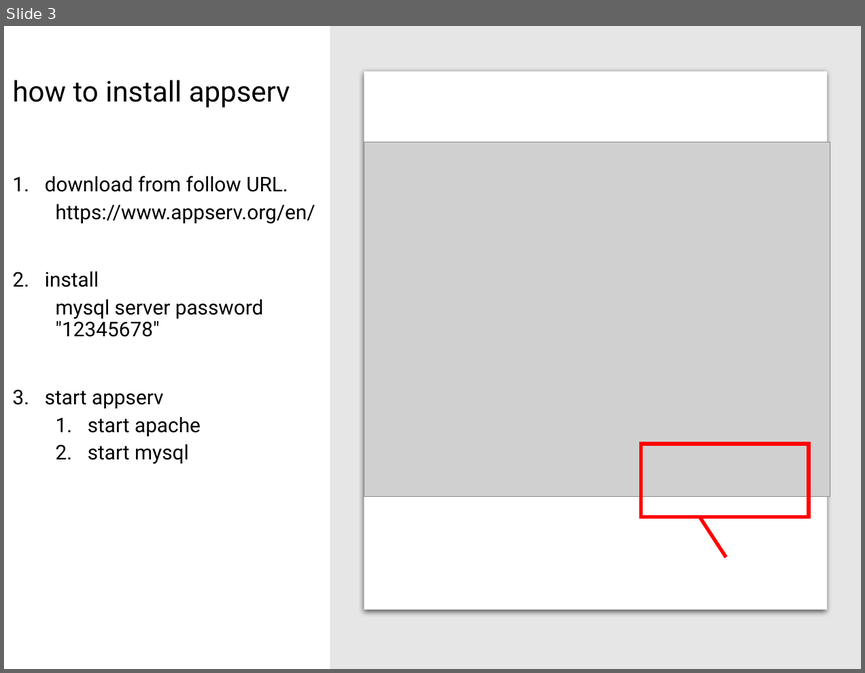
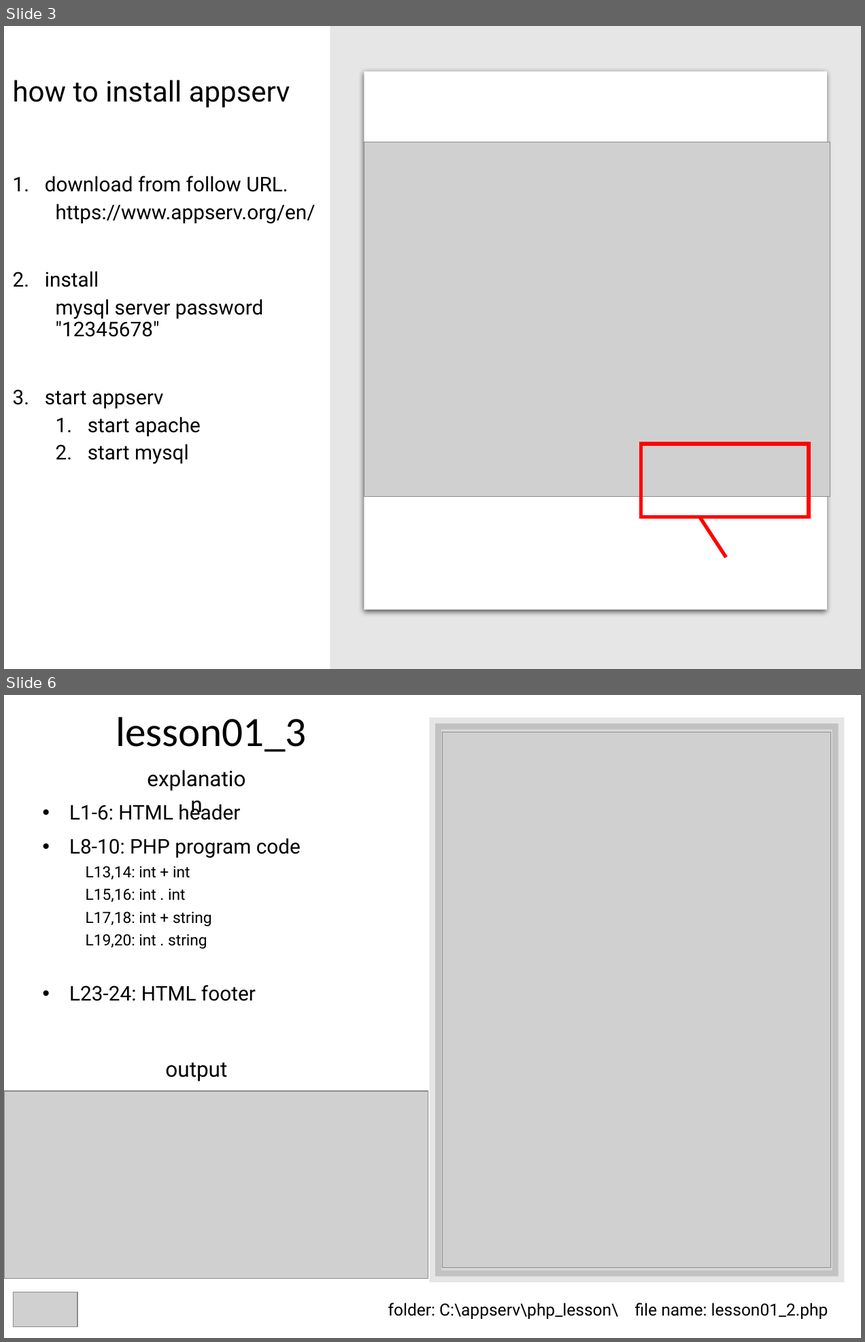
Before and after one commit to lastshogun13/php_lesson, a slide deck: ppt/lesson01.pptx. Shown one above the other, each under a label of ours: slide 3 before the commit, slides 3 and 6 after it; the slides between them are not shown. The pictures are 865x673 and 865x1342 pixels, drawn with LibreOffice and Linux fonts; fonts in the diff are those of the drawing; grey boxes stand for pictures. Boxes give left, top, right and bottom in pixels: in the first picture for what was removed or moved away, otherwise in the second. Text is boxed around its words. In the diff, an @@ line names an element or a change of style, - is before the commit and + after.

Commit message:
lesson01

```diff
--- a/ppt/lesson01.pptx
+++ b/ppt/lesson01.pptx
@@ slide 6 added at [4, 695, 861, 1338], background #FFFFFF @@
@@ title added at [116, 717, 306, 752], 35 pt, text #000000 @@
+lesson01_3
@@ rectangle added at [435, 724, 838, 1276], fill #000000 at 15% opacity, outline #000000 10 pt @@
@@ picture added at [443, 732, 831, 1268] @@
@@ text added at [133, 761, 259, 795], 18 pt, text #000000 @@
+explanation
@@ text added at [69, 801, 300, 1001], 13 pt, text #000000 @@
+• L1-6: HTML header
+• L8-10: PHP program code
+  L13,14: int + int
+  L15,16: int . int
+  L17,18: int + string
+  L19,20: int . string
+• L23-24: HTML footer
@@ text added at [165, 1062, 227, 1081], 18 pt, text #000000 @@
+output
@@ picture added at [4, 1091, 428, 1278] @@
@@ picture added at [14, 1292, 77, 1327] @@
@@ text added at [388, 1302, 828, 1319], 14 pt, text #000000 @@
+folder: C:\appserv\php_lesson\ file name: lesson01_2.php
```
Also in this commit, not shown: 1 slide changed, 2 other slides added, 3 other files.
